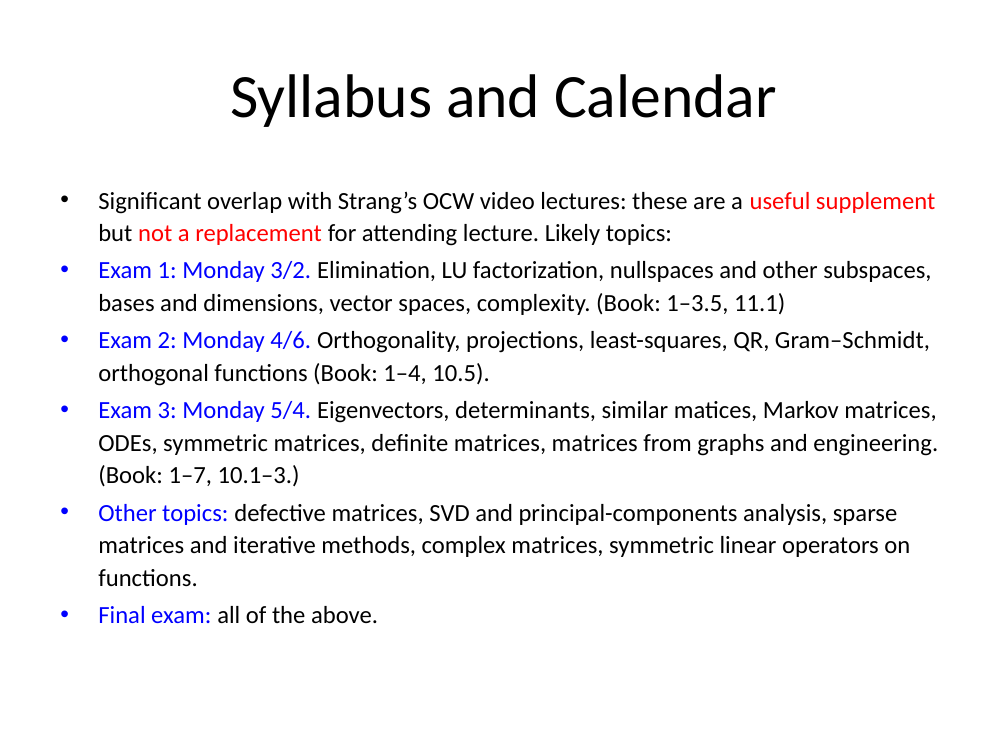
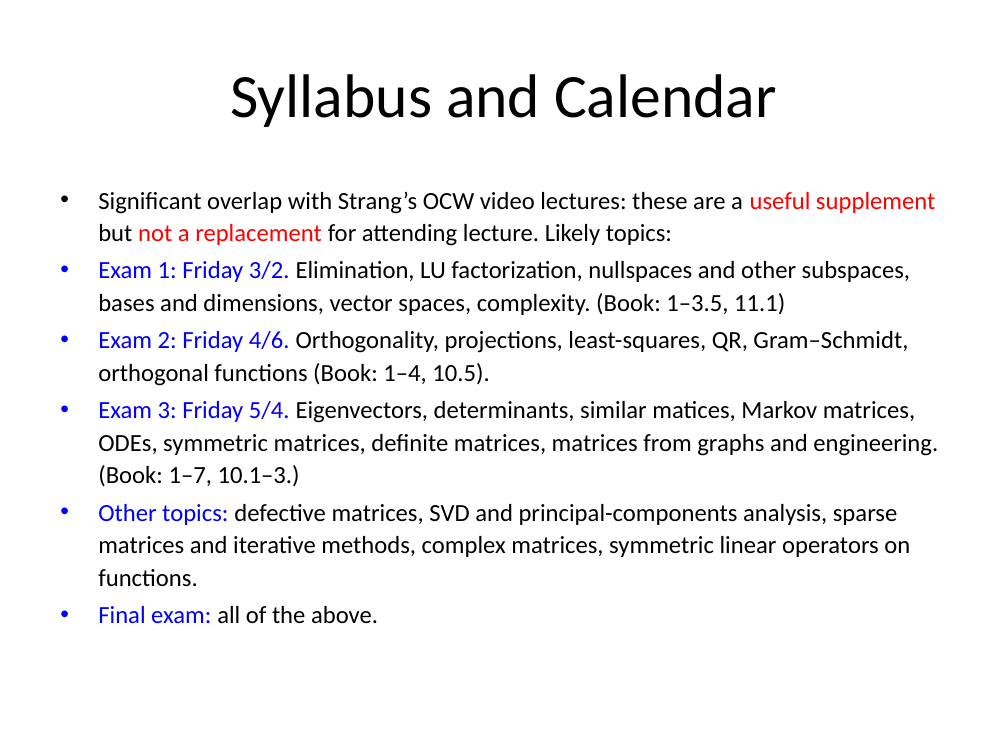
Before and after one commit to mitmath/1806, a slide deck: slide 5 of lectures/1806overview.pptx. Drawn at 1008x756 pixels with LibreOffice and Linux fonts; fonts in the diff are those of the drawing. Boxes give left, top, right and bottom in pixels: in the first picture for what was removed or moved away, otherwise in the second. Text is boxed around its words. In the diff, an @@ line names an element or a change of style, - is before the commit and + after.

Commit message:
Fridays

```diff
--- a/lectures/1806overview.pptx
+++ b/lectures/1806overview.pptx
@@ text at (98,261,938,487): text changed @@
-• Exam 1: Monday 3/2. Elimination, LU factorization, nullspaces and other subspaces, bases and dimensions, vector spaces, complexity. (Book: 1–3.5, 11.1)
-• Exam 2: Monday 4/6. Orthogonality, projections, least-squares, QR, Gram–Schmidt, orthogonal functions (Book: 1–4, 10.5).
-• Exam 3: Monday 5/4. Eigenvectors, determinants, similar matices, Markov matrices, ODEs, symmetric matrices, definite matrices, matrices from graphs and engineering. (Book: 1–7, 10.1–3.)
+• Exam 1: Friday 3/2. Elimination, LU factorization, nullspaces and other subspaces, bases and dimensions, vector spaces, complexity. (Book: 1–3.5, 11.1)
+• Exam 2: Friday 4/6. Orthogonality, projections, least-squares, QR, Gram–Schmidt, orthogonal functions (Book: 1–4, 10.5).
+• Exam 3: Friday 5/4. Eigenvectors, determinants, similar matices, Markov matrices, ODEs, symmetric matrices, definite matrices, matrices from graphs and engineering. (Book: 1–7, 10.1–3.)
```
Also in this commit, not shown: 1 other slide changed, 1 other file.
